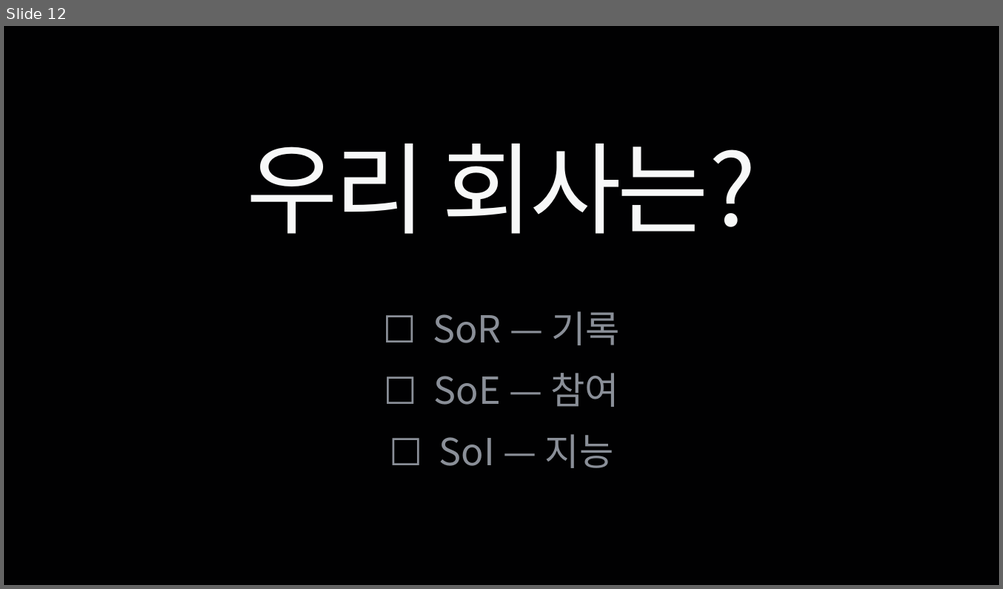
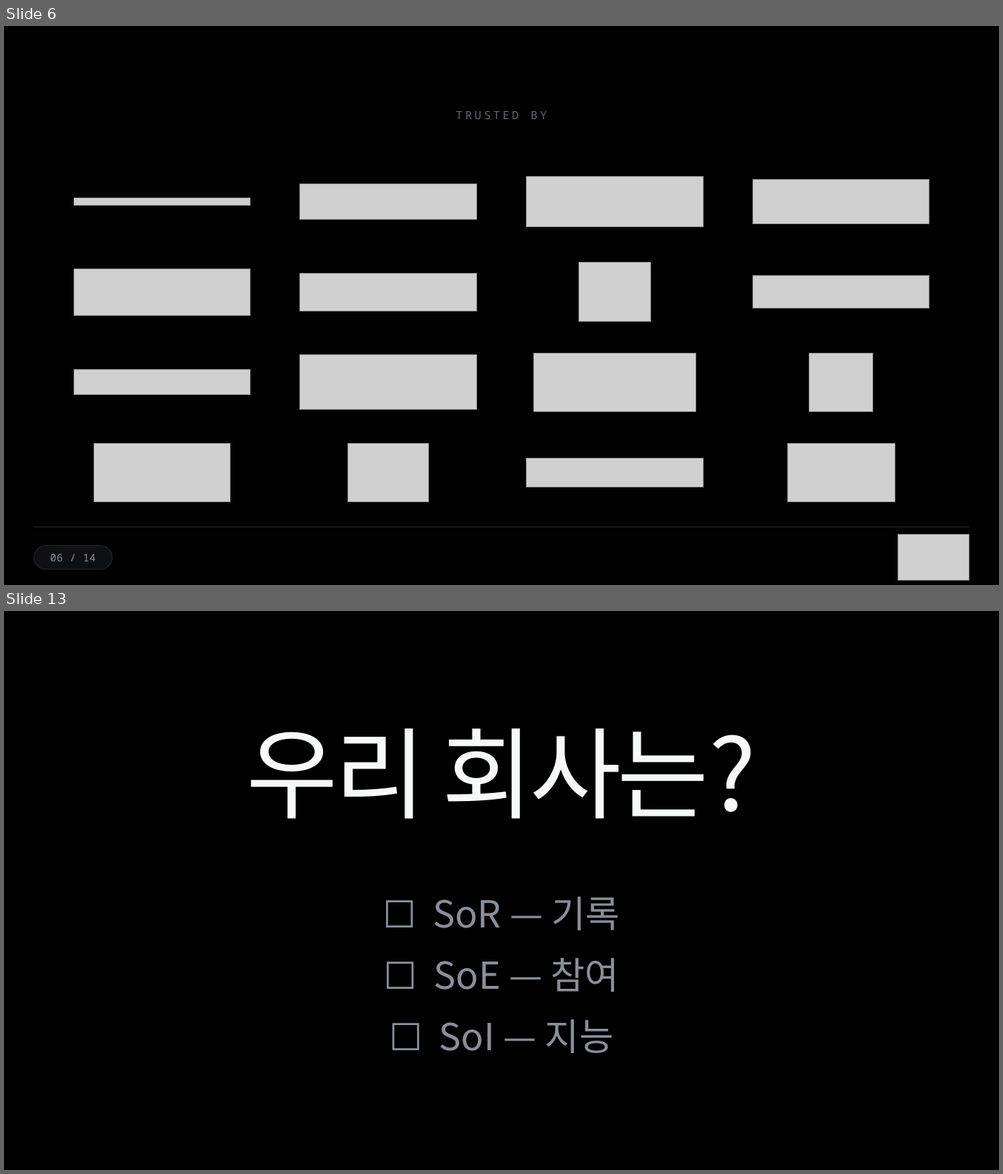
Before and after one commit to ssodcompany/edu-agent, a slide deck: lectures/03_sor_framework/BNI_SoR_v10.pptx. Shown one above the other, each under a label of ours: slide 12 before the commit, slides 6 and 13 after it; the slides between them are not shown. The pictures are 1003x589 and 1003x1174 pixels, drawn with LibreOffice and Linux fonts; fonts in the diff are those of the drawing; grey boxes stand for pictures. Boxes give left, top, right and bottom in pixels: in the first picture for what was removed or moved away, otherwise in the second. Text is boxed around its words. In the diff, an @@ line names an element or a change of style, - is before the commit and + after.

```diff
--- a/lectures/03_sor_framework/BNI_SoR_v10.pptx
+++ b/lectures/03_sor_framework/BNI_SoR_v10.pptx
@@ slide 6 added at <box>4,26,999,585</box>, background #FFFFFF @@
@@ rectangle added at <box>4,26,999,585</box>, fill #010102 @@
@@ text added at <box>455,111,546,119</box>, 11 pt, text #62666D @@
+TRUSTED BY
@@ picture added at <box>526,177,703,227</box> @@
@@ picture added at <box>752,180,929,224</box> @@
@@ picture added at <box>74,198,250,206</box> @@
@@ picture added at <box>300,184,477,220</box> @@
@@ picture added at <box>74,269,250,315</box> @@
@@ picture added at <box>578,263,650,321</box> @@
@@ picture added at <box>300,274,477,311</box> @@
@@ picture added at <box>752,276,929,309</box> @@
@@ picture added at <box>300,355,477,410</box> @@
@@ picture added at <box>534,354,696,412</box> @@
@@ picture added at <box>809,354,873,412</box> @@
@@ picture added at <box>74,370,250,395</box> @@
@@ picture added at <box>94,444,230,503</box> @@
@@ picture added at <box>348,444,429,503</box> @@
@@ picture added at <box>788,444,895,503</box> @@
@@ picture added at <box>526,459,703,488</box> @@
@@ line added from (34, 528) to (969, 528), #23252A 0.5 pt @@
@@ picture added at <box>898,535,969,581</box> @@
@@ rounded rectangle added at <box>34,546,112,570</box>, fill #0F1011, outline #23252A 0.75 pt, 10 pt, text #8A8F98 @@
+06 / 14
@@ what was slide 12 is now slide 13 @@
```
Also in this commit, not shown: 11 slides changed, 24 other files.
